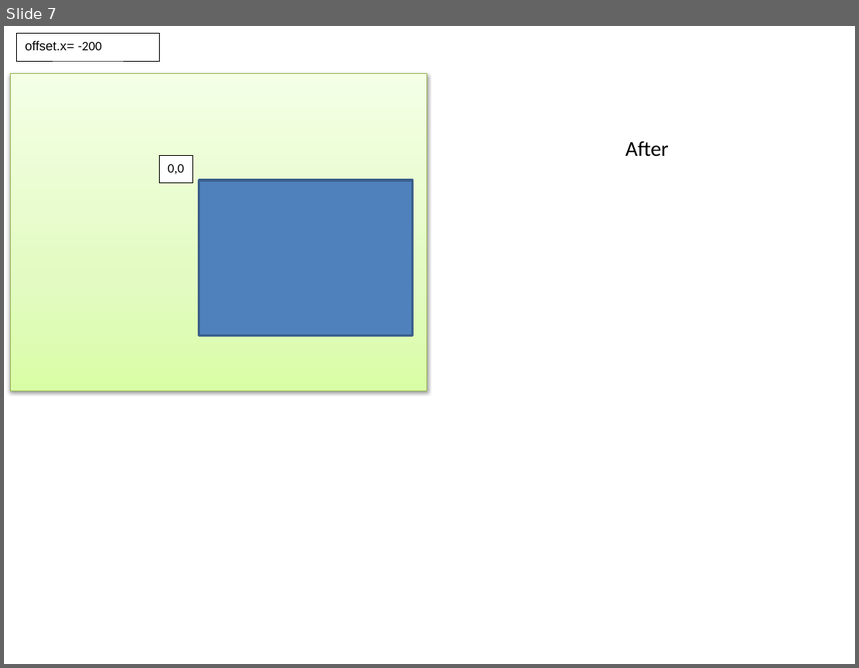
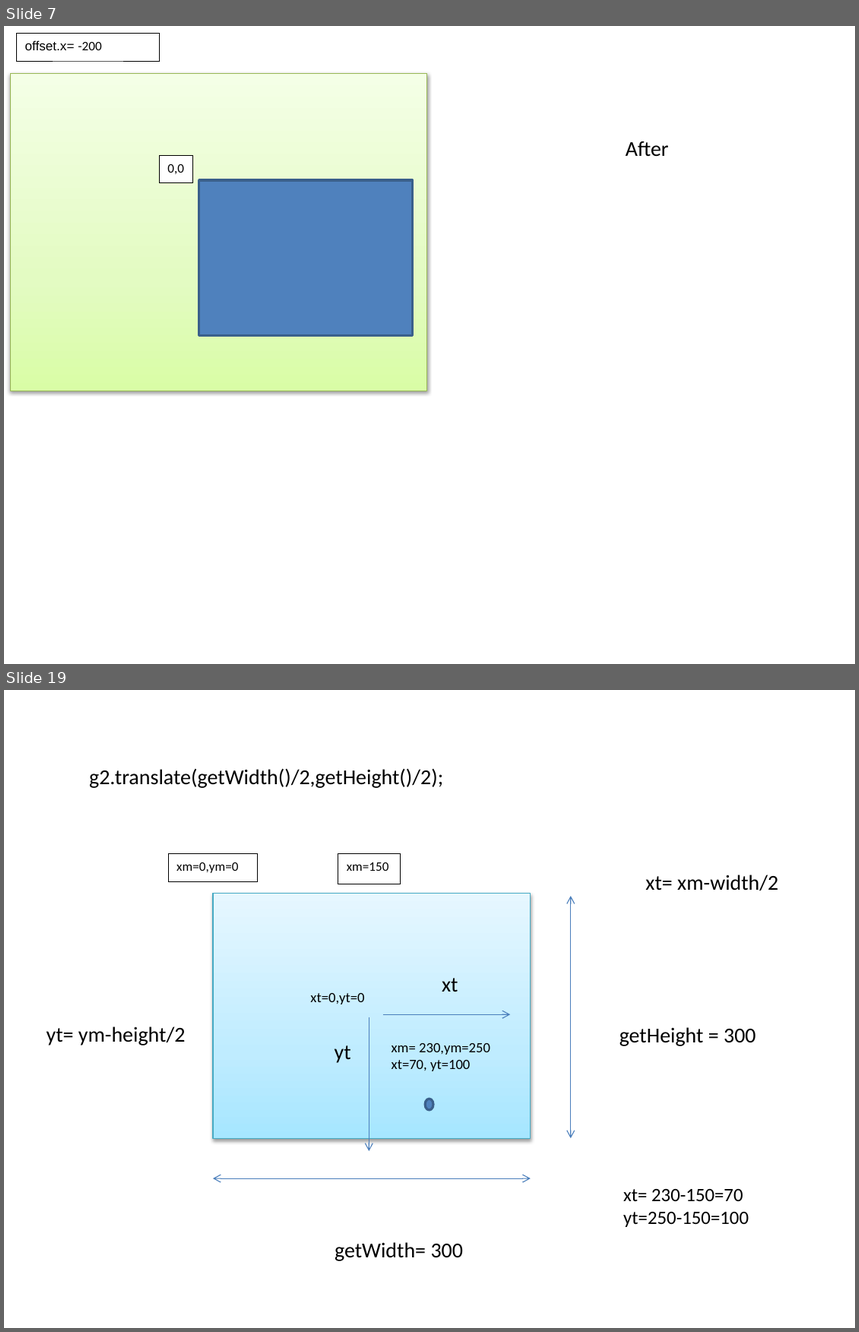
Before and after one commit to ckl67/PAC-Tool, a slide deck: prog_help/pac-tool help draw.pptx. Shown one above the other, each under a label of ours: slide 7 before the commit, slides 7 and 19 after it; the slides between them are not shown. The pictures are 859x668 and 859x1332 pixels, drawn with LibreOffice and Linux fonts; fonts in the diff are those of the drawing. Boxes give left, top, right and bottom in pixels: in the first picture for what was removed or moved away, otherwise in the second. Text is boxed around its words. In the diff, an @@ line names an element or a change of style, - is before the commit and + after.

```diff
--- a/prog_help/pac-tool help draw.pptx
+++ b/prog_help/pac-tool help draw.pptx
@@ slide 19 added at bbox=[4, 690, 855, 1328], background #FFFFFF @@
@@ text added at bbox=[89, 768, 443, 788], 18 pt, text #000000 @@
+g2.translate(getWidth()/2,getHeight()/2);
@@ rectangle added at bbox=[168, 853, 258, 882], fill #FFFFFF, outline #000000 0.5 pt, 11 pt, text #000000 @@
+xm=0,ym=0
@@ rectangle added at bbox=[338, 853, 400, 884], fill #FFFFFF, outline #000000 0.5 pt, 11 pt, text #000000 @@
+xm=150
@@ rectangle added at bbox=[212, 894, 530, 1138], fill gradient #A7E6FF to #C1EDFF to #E7F8FF, outline #46AAC5 0.75 pt @@
@@ text added at bbox=[645, 875, 778, 891], 18 pt, text #000000 @@
+xt= xm-width/2
@@ double arrow added from (571, 896) to (571, 1138), #4B7EBC 0.75 pt @@
@@ text added at bbox=[442, 978, 458, 992], 18 pt, text #000000 @@
+xt
@@ text added at bbox=[310, 993, 364, 1005], 12 pt, text #000000 @@
+xt=0,yt=0
@@ text added at bbox=[47, 1027, 186, 1046], 18 pt, text #000000 @@
+yt= ym-height/2
@@ arrow added from (369, 1018) to (369, 1151), #4B7EBC 0.75 pt @@
@@ arrow added from (382, 1015) to (510, 1015), #4B7EBC 0.75 pt @@
@@ text added at bbox=[620, 1027, 756, 1046], 18 pt, text #000000 @@
+getHeight = 300
@@ text added at bbox=[335, 1046, 351, 1063], 18 pt, text #000000 @@
+yt
@@ text added at bbox=[392, 1043, 490, 1072], 12 pt, text #000000 @@
+xm= 230,ym=250
+xt=70, yt=100
@@ ellipse added at bbox=[425, 1100, 434, 1110], fill #4F81BD, outline #3A5F8C 2 pt @@
@@ double arrow added from (212, 1179) to (531, 1179), #4B7EBC 0.75 pt @@
@@ text added at bbox=[623, 1189, 749, 1227], 16 pt, text #000000 @@
+xt= 230-150=70
+yt=250-150=100
@@ text added at bbox=[335, 1243, 464, 1262], 18 pt, text #000000 @@
+getWidth= 300
```
Also in this commit, not shown: 5 slides changed, 22 other slides added, 11 slides removed, 14 other files.
